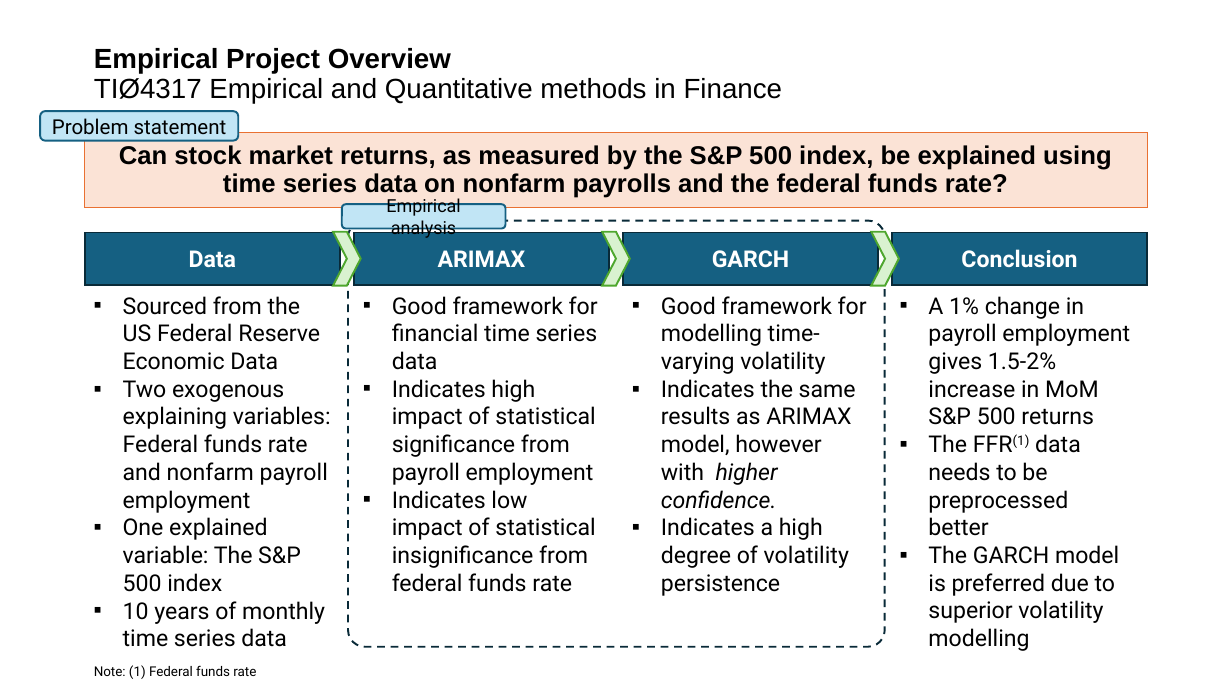
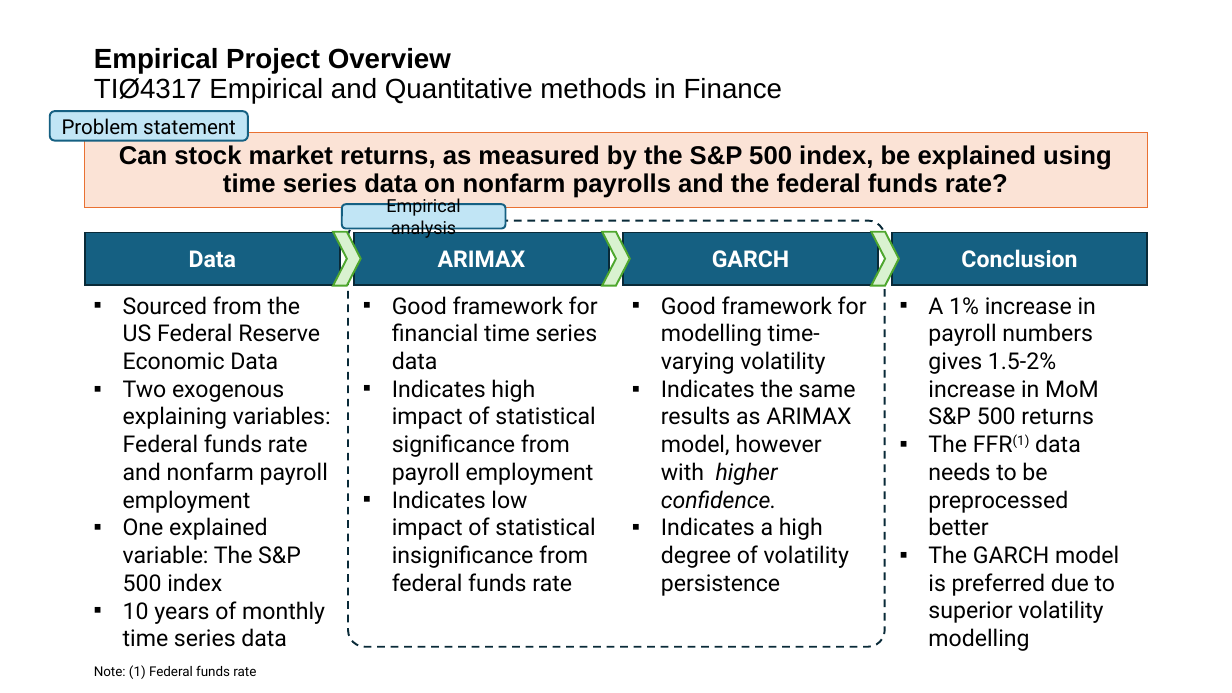
Before and after one commit to Bautz-Holter/sp500_fedfunds_payems, a slide deck: slide 1 of Empirical Project.pptx. Drawn at 1232x693 pixels with LibreOffice and Linux fonts; fonts in the diff are those of the drawing. Boxes give left, top, right and bottom in pixels: in the first picture for what was removed or moved away, otherwise in the second. Text is boxed around its words. In the diff, an @@ line names an element or a change of style, - is before the commit and + after.

```diff
--- a/Empirical Project.pptx
+++ b/Empirical Project.pptx
@@ rounded rectangle "Problem statement": place and size @@
-rounded rectangle "Problem statement" at <box>40,111,238,140</box>
+rounded rectangle "Problem statement" at <box>50,111,248,140</box>
@@ text at <box>928,297,1098,425</box>: text changed @@
-▪ A 1% change in payroll employment gives 1.5-2% increase in MoM S&P 500 returns
+▪ A 1% increase in payroll numbers gives 1.5-2% increase in MoM S&P 500 returns
```
Also in this commit, not shown: 4 other slides changed, 2 other files.
